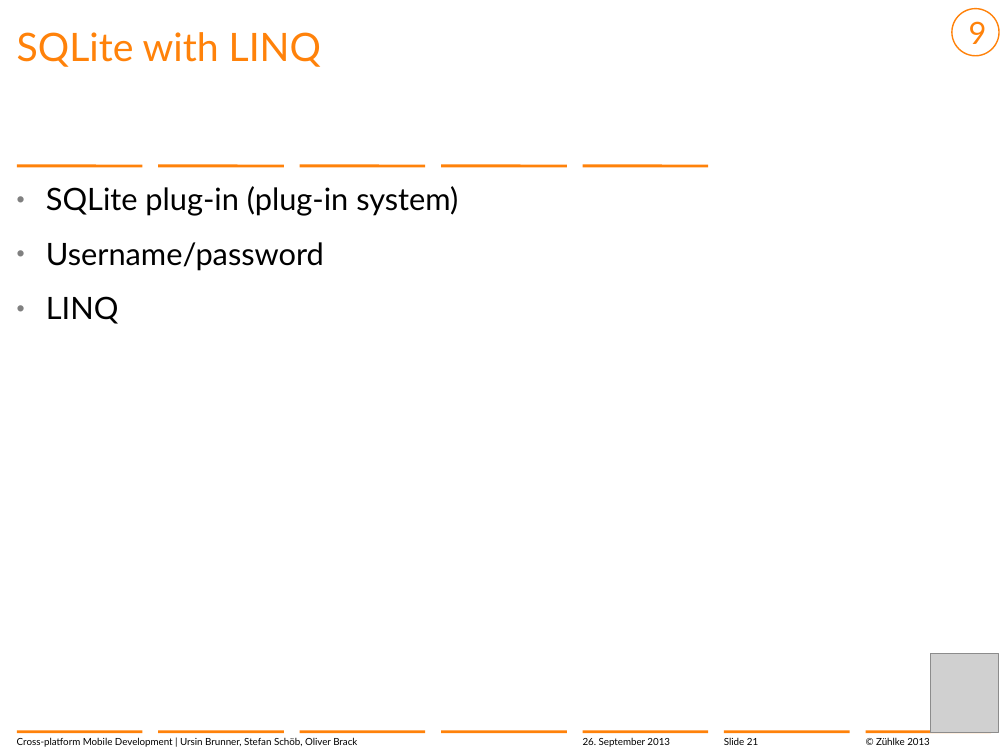
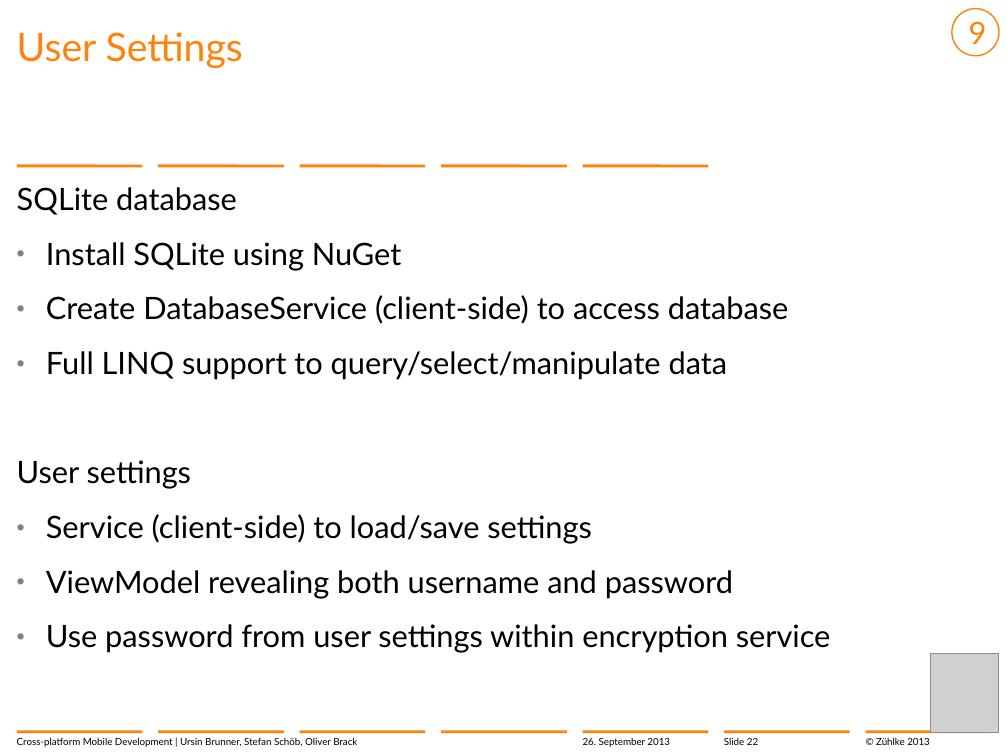
Before and after one commit to brunnurs/zxm, a slide deck: slide 22 of docs/13-09-26 Cross-platform mobile development with C#.pptx (slide 21 before the commit). Drawn at 1008x756 pixels with LibreOffice and Linux fonts; fonts in the diff are those of the drawing; grey boxes stand for pictures; background and template pictures are left out. Boxes give left, top, right and bottom in pixels: in the first picture for what was removed or moved away, otherwise in the second. Text is boxed around its words. In the diff, an @@ line names an element or a change of style, - is before the commit and + after.

```diff
--- a/docs/13-09-26 Cross-platform mobile development with C#.pptx
+++ b/docs/13-09-26 Cross-platform mobile development with C#.pptx
@@ title at bbox=[17, 32, 243, 68]: text changed @@
-SQLite with LINQ
+User Settings
@@ text at bbox=[17, 187, 831, 653]: text changed @@
-  • SQLite plug-in (plug-in system)
-  • Username/password
-  • LINQ
+SQLite database
+  • Install SQLite using NuGet
+  • Create DatabaseService (client-side) to access database
+  • Full LINQ support to query/select/manipulate data
+User settings
+  • Service (client-side) to load/save settings
+  • ViewModel revealing both username and password
+  • Use password from user settings within encryption service
@@ page number at bbox=[724, 738, 758, 745]: text changed @@
-Slide 21
+Slide 22
```
Also in this commit, not shown: 12 other slides changed, 1 slide added.
